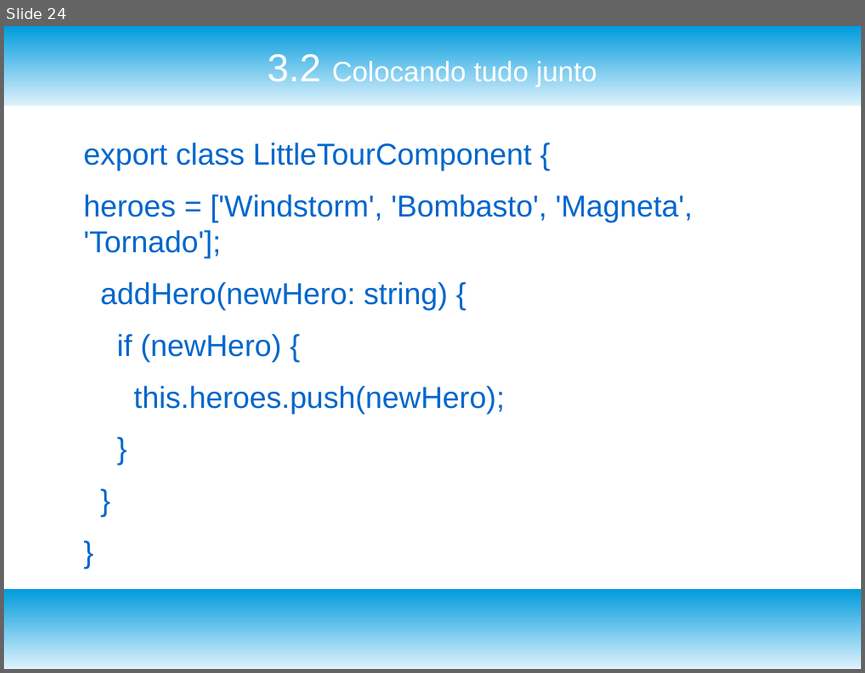
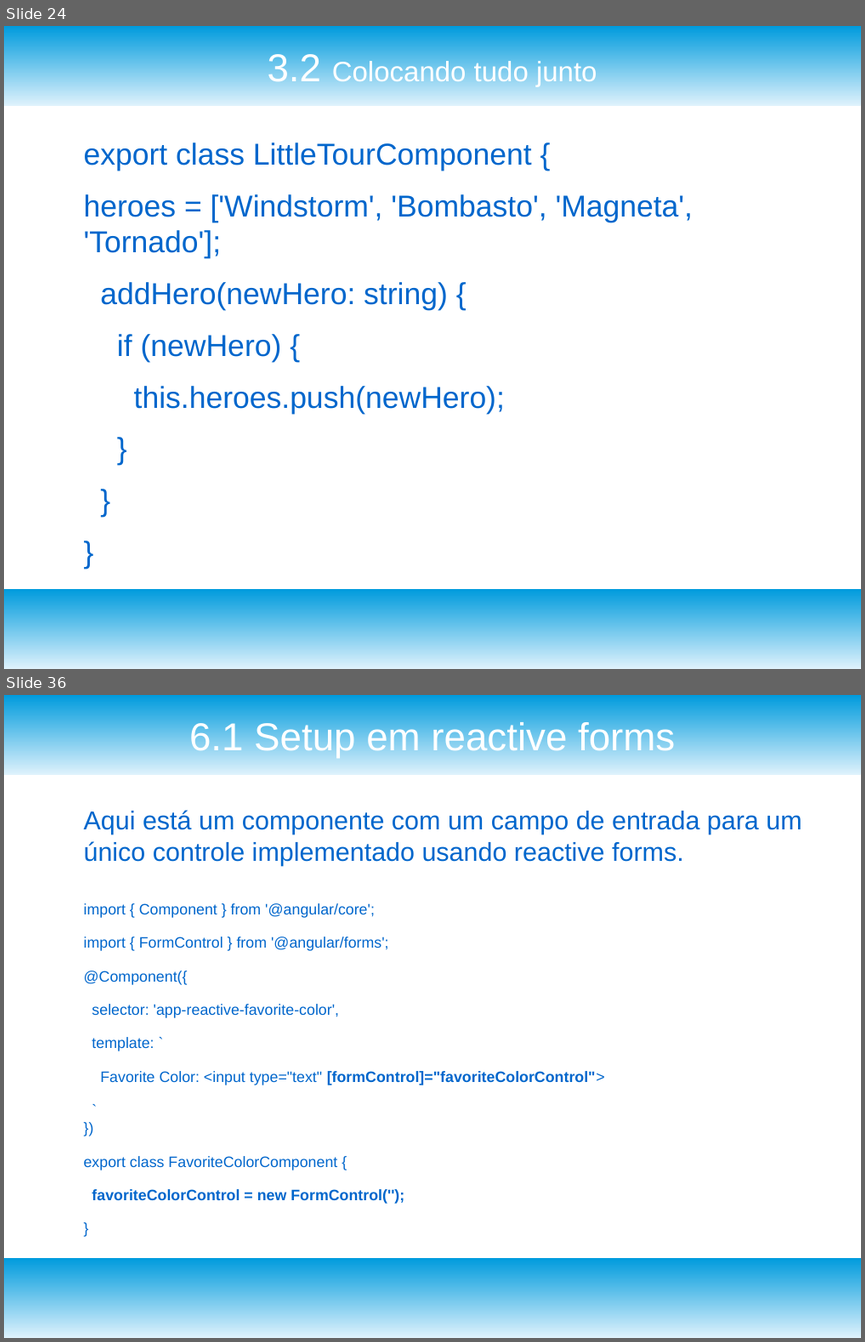
Before and after one commit to josivanribeiro/treinamentoangular, a slide deck: TreinamentoAngular_Aula_3.odp. Shown one above the other, each under a label of ours: slide 24 before the commit, slides 24 and 36 after it; the slides between them are not shown. The pictures are 865x673 and 865x1342 pixels, drawn with LibreOffice and Linux fonts; fonts in the diff are those of the drawing. Boxes give left, top, right and bottom in pixels: in the first picture for what was removed or moved away, otherwise in the second. Text is boxed around its words. In the diff, an @@ line names an element or a change of style, - is before the commit and + after.

Commit message:
Added forms content.

```diff
--- a/TreinamentoAngular_Aula_3.odp
+++ b/TreinamentoAngular_Aula_3.odp
@@ slide 36 added at <box>4,695,861,1338</box>, background #FFFFFF; not listed: 2 template elements that a slide beside it also shows @@
@@ title added at <box>189,721,675,759</box>, 36 pt, text #FFFFFF @@
+6.1 Setup em reactive forms
@@ text added at <box>84,810,801,1203</box>, 14 pt, text #0066CC @@
+Aqui está um componente com um campo de entrada para um único controle implementado usando reactive forms.
+import { Component } from '@angular/core';
+import { FormControl } from '@angular/forms';
+@Component({
+selector: 'app-reactive-favorite-color',
+template: `
+Favorite Color: <input type="text" [formControl]="favoriteColorControl">
+`
+})
+export class FavoriteColorComponent {
+favoriteColorControl = new FormControl('');
+}
```
Also in this commit, not shown: 5 slides changed, 21 other slides added, 14 other files.
